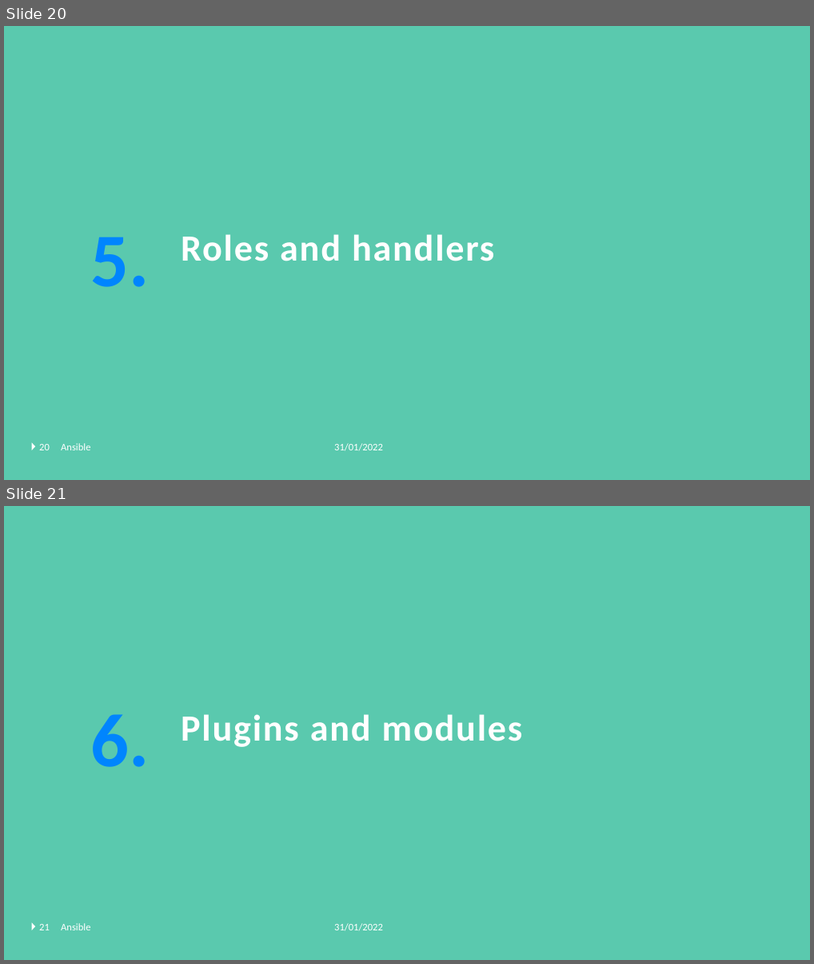
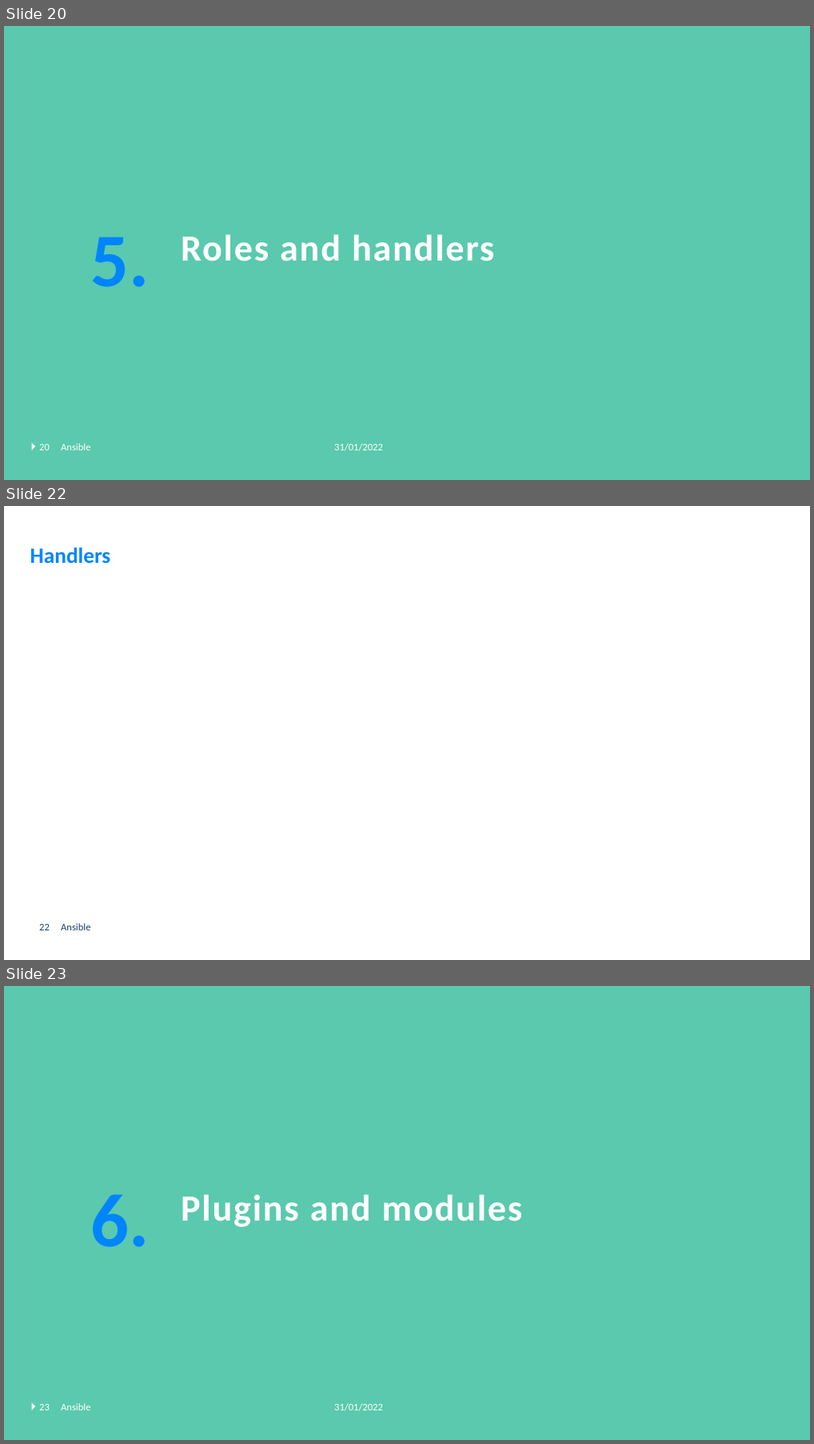
Before and after one commit to GerritVanMol/Ansible_Introduction-21_22, a slide deck: Documents/Ansible_BasicsAndHowToGetStarted.pptx. Shown one above the other, each under a label of ours: slides 20 and 21 before the commit, slides 20, 22 and 23 after it; the slides between them are not shown. The pictures are 814x964 and 814x1444 pixels, drawn with LibreOffice and Linux fonts; fonts in the diff are those of the drawing; background and template pictures are left out. Boxes give left, top, right and bottom in pixels: in the first picture for what was removed or moved away, otherwise in the second. Text is boxed around its words. In the diff, an @@ line names an element or a change of style, - is before the commit and + after.

Commit message:
add log file for ansible demo and update ppt

```diff
--- a/Documents/Ansible_BasicsAndHowToGetStarted.pptx
+++ b/Documents/Ansible_BasicsAndHowToGetStarted.pptx
@@ slide 22 added at bbox=[4, 506, 810, 960], background #FFFFFF @@
@@ title added at bbox=[30, 548, 111, 564], 26 pt, text #0085FE, bold @@
+Handlers
@@ page number added at bbox=[39, 924, 50, 930], 12 pt, text #1F416B @@
+22
@@ text added at bbox=[61, 923, 90, 930], 12 pt, text #1F416B @@
+Ansible
@@ what was slide 21 is now slide 23 @@
@@ page number at bbox=[39, 1404, 50, 1410]: text changed @@
-21
+23
```
Also in this commit, not shown: 4 slides changed, 3 other slides added, 1 other file.
